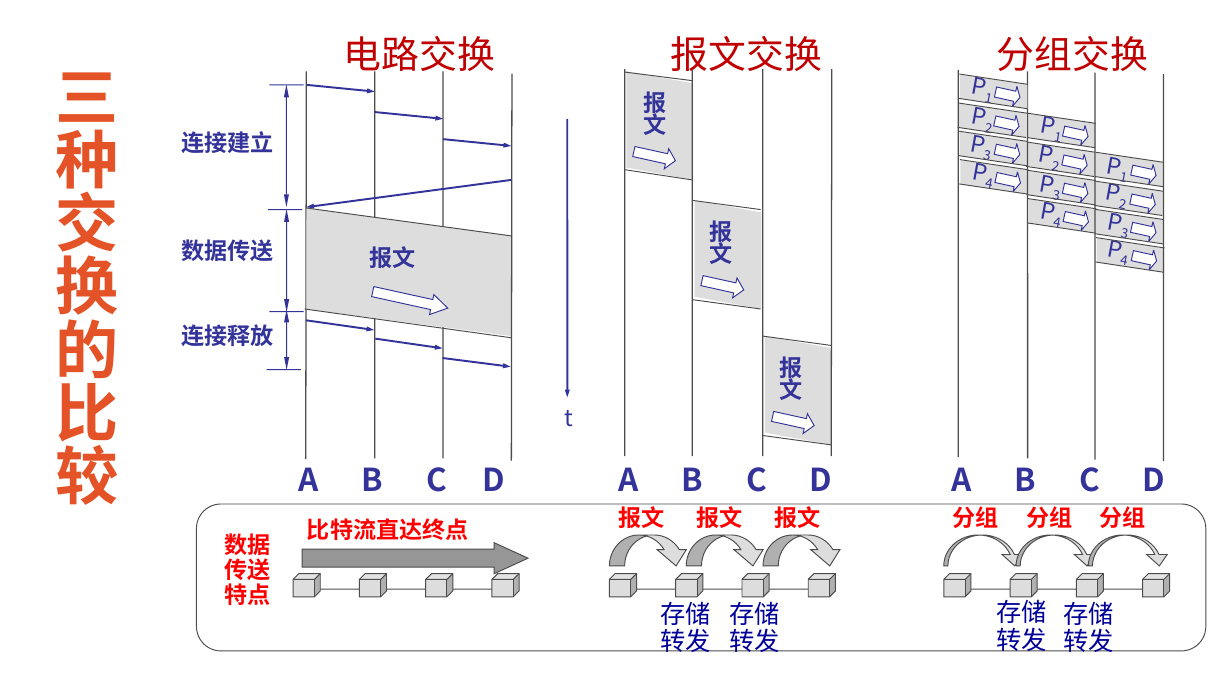
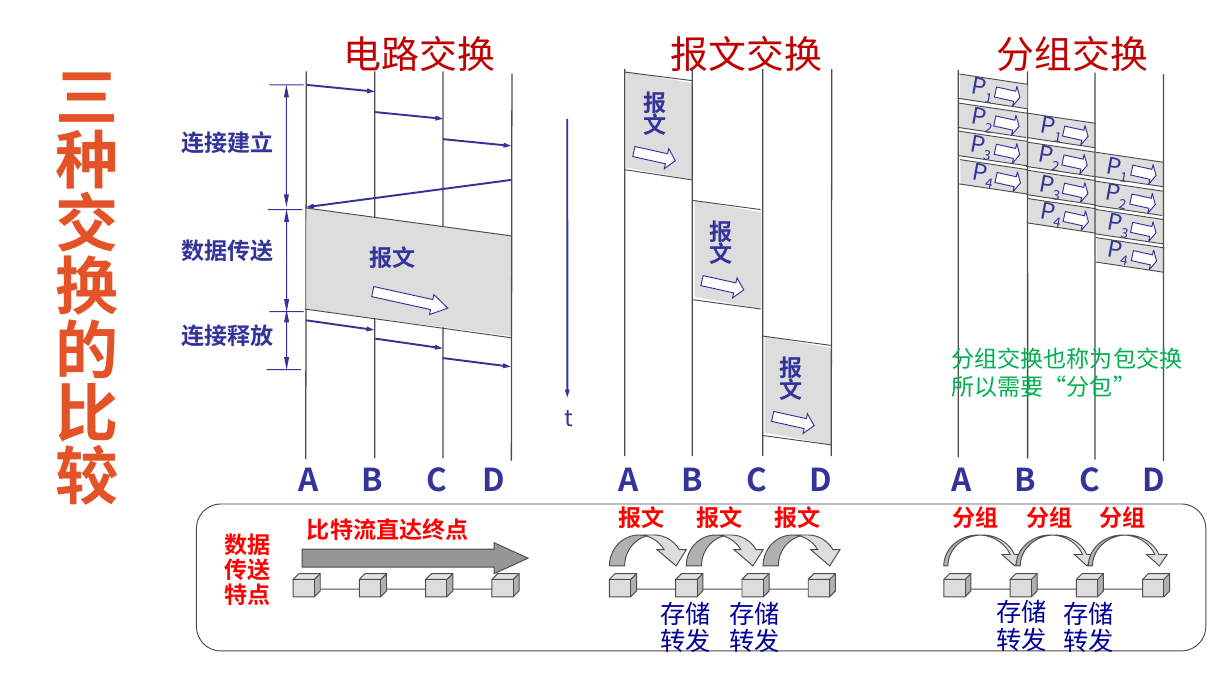
Before and after one commit to network-whu/2021, a slide deck: slide 76 of slides/instruction/01.pptx. Drawn at 1232x693 pixels with LibreOffice and Linux fonts; fonts in the diff are those of the drawing. Boxes give left, top, right and bottom in pixels: in the first picture for what was removed or moved away, otherwise in the second. Text is boxed around its words. In the diff, an @@ line names an element or a change of style, - is before the commit and + after.

```diff
--- a/slides/instruction/01.pptx
+++ b/slides/instruction/01.pptx
@@ text added at (951,344,1182,401), 18 pt, text #00B050 @@
+分组交换也称为包交换
+所以需要“分包”
```
Also in this commit, not shown: 8 other slides changed.
